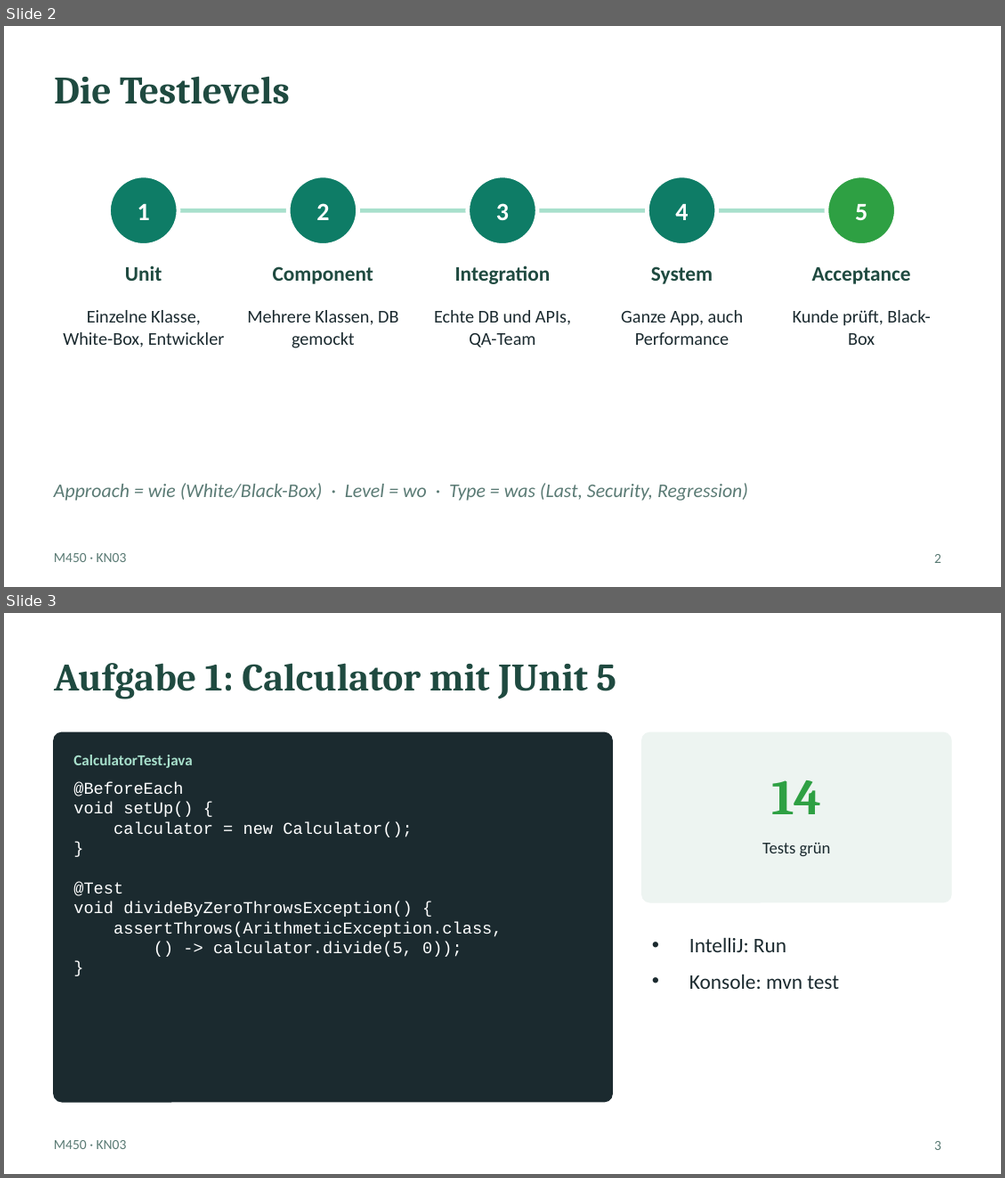
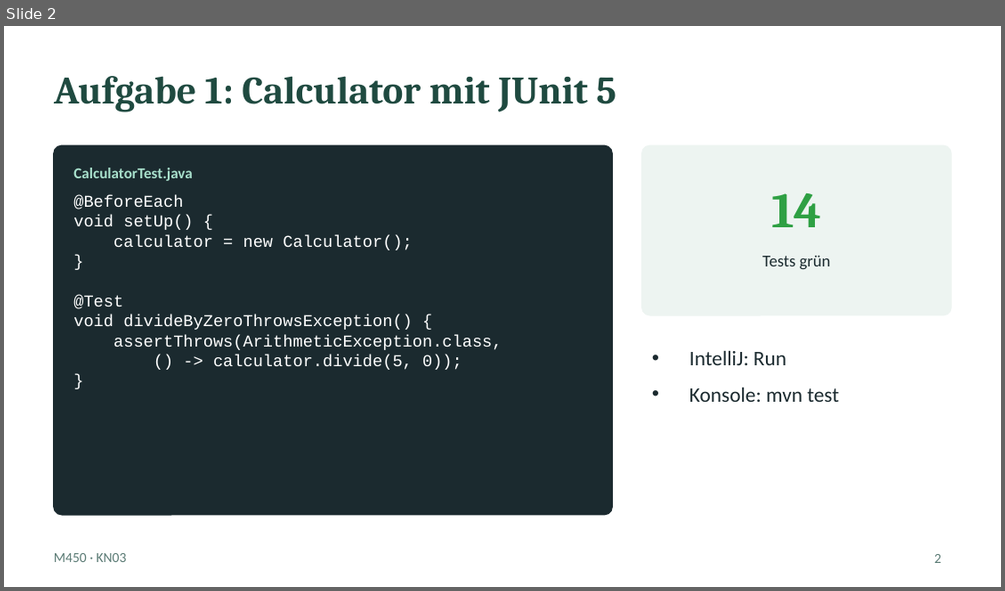
Before and after one commit to BusyDenis/M450_Denis, a slide deck: KN03/praesentation/KN03.pptx. Shown one above the other, each under a label of ours: slides 2 and 3 before the commit, slide 2 after it. The pictures are 1005x1178 and 1005x591 pixels, drawn with LibreOffice and Linux fonts; fonts in the diff are those of the drawing. Boxes give left, top, right and bottom in pixels: in the first picture for what was removed or moved away, otherwise in the second. Text is boxed around its words. In the diff, an @@ line names an element or a change of style, - is before the commit and + after.

Commit message:
Nicht verlangte Uebungen entfernt (Testlevels in KN03, Deployment in KN06)
Laut Miro-Board sind nur unit-testing/UEBUNGEN.md und ci-cd-pipeline/UEBUNGEN.md verlinkt.

```diff
--- a/KN03/praesentation/KN03.pptx
+++ b/KN03/praesentation/KN03.pptx
@@ slide 2 removed at box(4, 26, 1001, 587), background #FFFFFF; not listed: 1 template element that a slide beside it also shows @@
@@ title removed at box(54, 76, 290, 104) @@
-Die Testlevels
@@ ellipse removed at box(109, 176, 178, 245) @@
@@ ellipse removed at box(288, 176, 358, 245) @@
@@ ellipse removed at box(468, 176, 537, 245) @@
@@ ellipse removed at box(647, 176, 717, 245) @@
@@ ellipse removed at box(826, 176, 896, 245) @@
@@ text removed at box(138, 203, 150, 220) @@
-1
@@ line removed from (144, 210) to (861, 210) @@
@@ text removed at box(316, 203, 329, 220) @@
-2
@@ text removed at box(496, 203, 509, 220) @@
-3
@@ text removed at box(675, 203, 688, 220) @@
-4
@@ text removed at box(855, 204, 867, 220) @@
-5
@@ text removed at box(125, 265, 162, 281) @@
-Unit
@@ text removed at box(455, 265, 550, 284) @@
-Integration
@@ text removed at box(273, 266, 373, 284) @@
-Component
@@ text removed at box(651, 266, 712, 284) @@
-System
@@ text removed at box(812, 267, 911, 284) @@
-Acceptance
@@ text removed at box(63, 310, 225, 347) @@
-Einzelne Klasse, White-Box, Entwickler
@@ text removed at box(247, 310, 398, 348) @@
-Mehrere Klassen, DB gemockt
@@ text removed at box(434, 310, 571, 347) @@
-Echte DB und APIs, QA-Team
@@ text removed at box(621, 310, 743, 345) @@
-Ganze App, auch Performance
@@ text removed at box(793, 310, 930, 345) @@
-Kunde prüft, Black-Box
@@ text removed at box(54, 483, 748, 500) @@
-Approach = wie (White/Black-Box) · Level = wo · Type = was (Last, Security, Regression)
@@ page number removed at box(934, 554, 941, 563) @@
-2
@@ what was slide 3 is now slide 2 @@
@@ page number at box(934, 554, 941, 563): text changed @@
-3
+2
```
Also in this commit, not shown: 1 slide changed, 3 other files.
